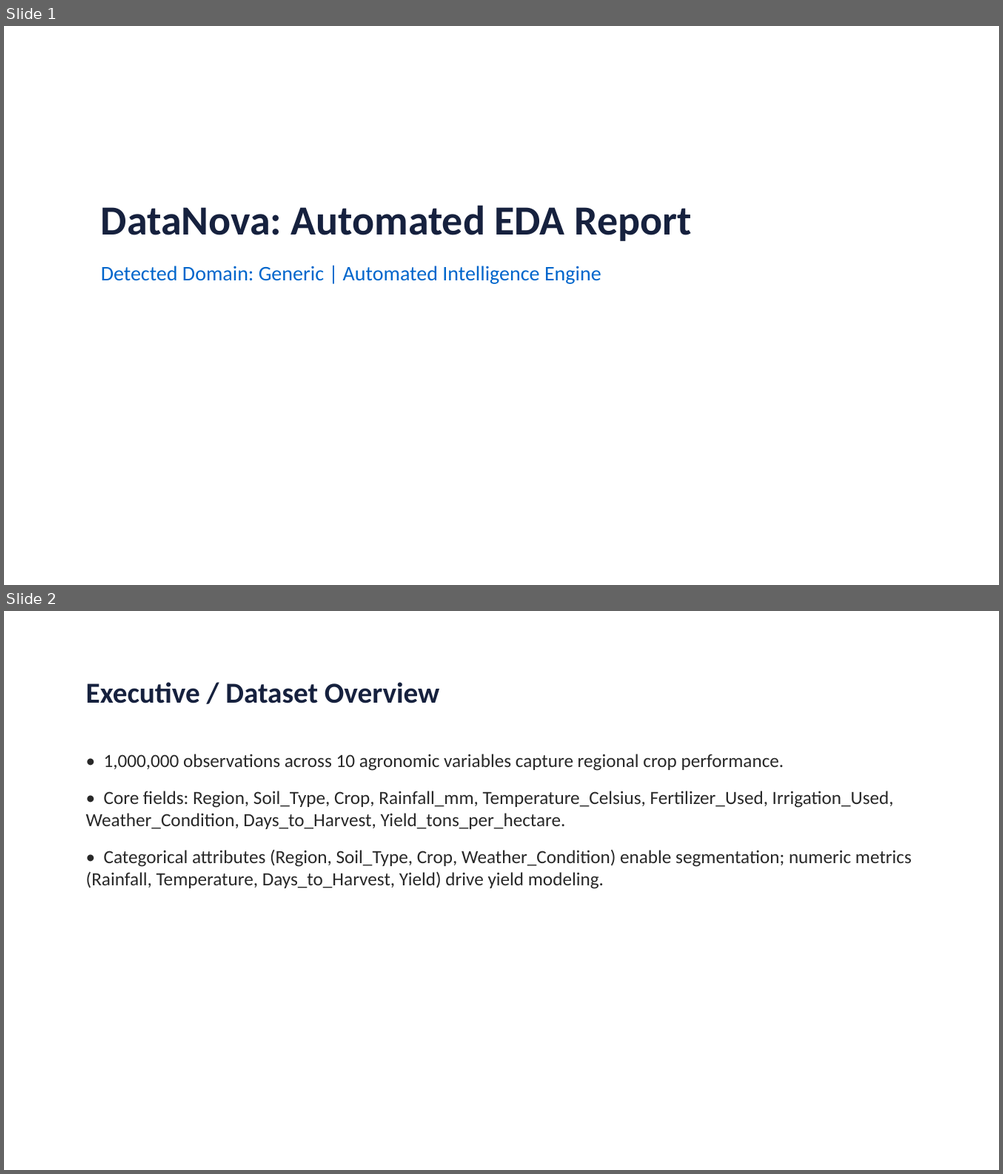
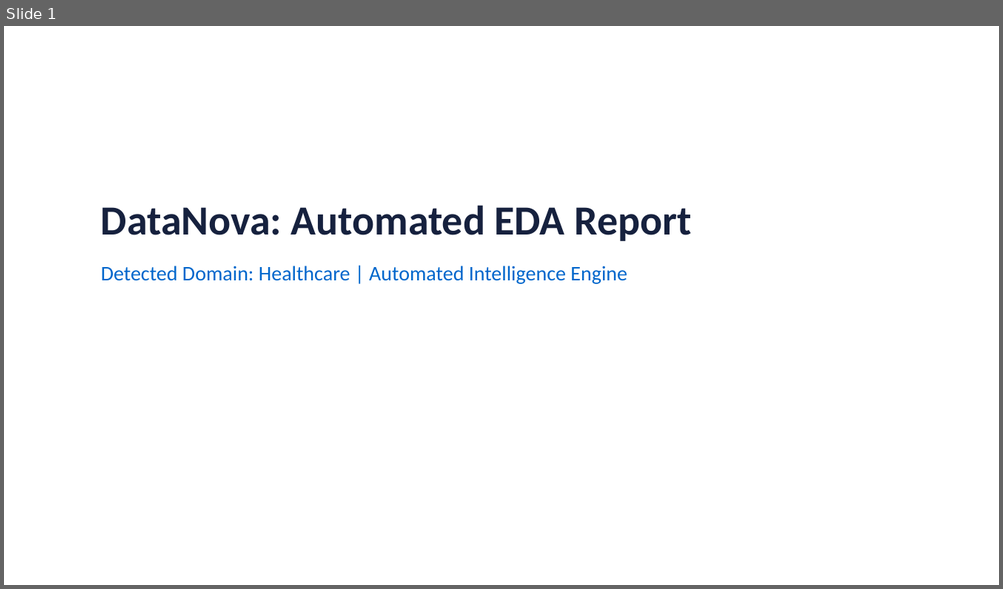
Before and after one commit to lekhalokare-28/datanova, a slide deck: reports/eda_presentation_report.pptx. Shown one above the other, each under a label of ours: slides 1 and 2 before the commit, slide 1 after it. The pictures are 1003x1174 and 1003x589 pixels, drawn with LibreOffice and Linux fonts; fonts in the diff are those of the drawing. Boxes give left, top, right and bottom in pixels: in the first picture for what was removed or moved away, otherwise in the second. Text is boxed around its words. In the diff, an @@ line names an element or a change of style, - is before the commit and + after.

```diff
--- a/reports/eda_presentation_report.pptx
+++ b/reports/eda_presentation_report.pptx
@@ slide 2 removed at <box>4,611,999,1170</box>, background #FFFFFF @@
@@ text removed at <box>86,682,439,703</box> @@
-Executive / Dataset Overview
@@ text removed at <box>86,754,911,889</box> @@
-• 1,000,000 observations across 10 agronomic variables capture regional crop performance.
-• Core fields: Region, Soil_Type, Crop, Rainfall_mm, Temperature_Celsius, Fertilizer_Used, Irrigation_Used, Weather_Condition, Days_to_Harvest, Yield_tons_per_hectare.
-• Categorical attributes (Region, Soil_Type, Crop, Weather_Condition) enable segmentation; numeric metrics (Rainfall, Temperature, Days_to_Harvest, Yield) drive yield modeling.
@@ slide 1 changed as well @@
@@ text at <box>101,266,627,284</box>: text changed @@
-Detected Domain: Generic | Automated Intelligence Engine
+Detected Domain: Healthcare | Automated Intelligence Engine
```
Also in this commit, not shown: 2 other slides changed, 1 slide added, 2 other files.
